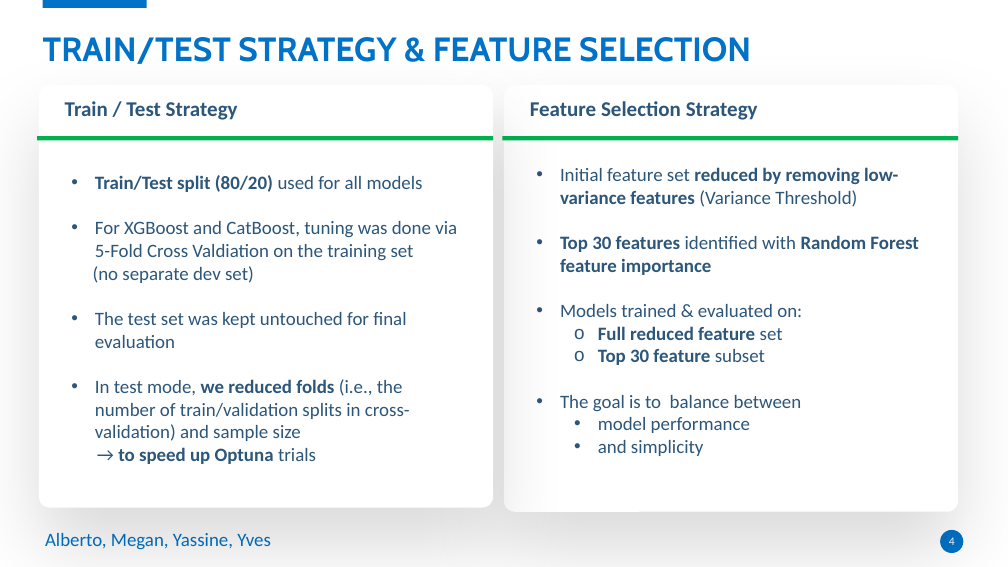
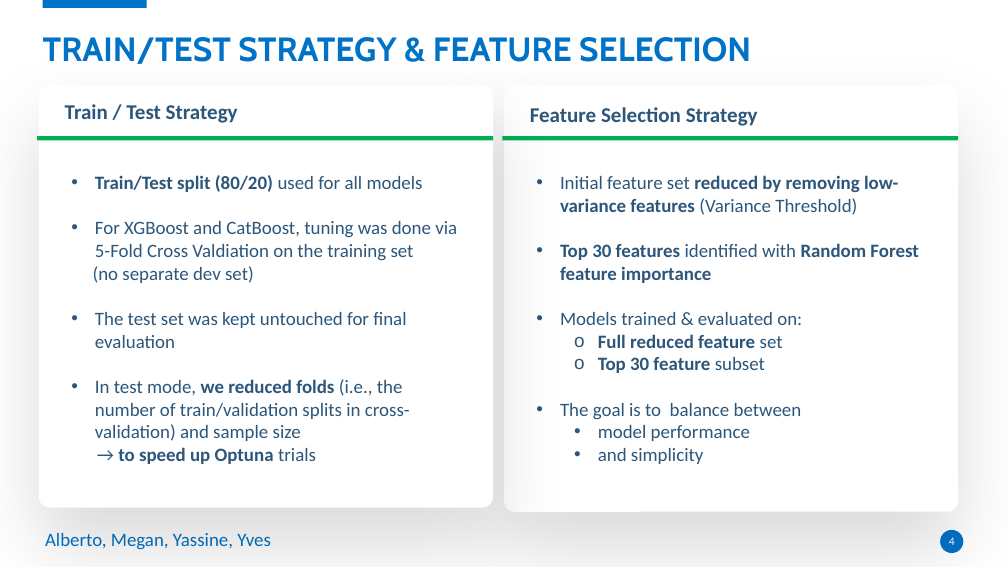
Before and after one commit to meganmarchale/real-estate-price-predictor, a slide deck: slide 4 of deck/02. Immobweb - Machine Learning.pptx. Drawn at 1008x567 pixels with LibreOffice and Linux fonts; fonts in the diff are those of the drawing. Boxes give left, top, right and bottom in pixels: in the first picture for what was removed or moved away, otherwise in the second. Text is boxed around its words. In the diff, an @@ line names an element or a change of style, - is before the commit and + after.

```diff
--- a/deck/02. Immobweb - Machine Learning.pptx
+++ b/deck/02. Immobweb - Machine Learning.pptx
@@ text "Feature Selection Strategy": place and size @@
-text "Feature Selection Strategy" at [530,101,758,120]
+text "Feature Selection Strategy" at [530,107,758,126]
@@ text "Initial feature set reduced by ...": place and size @@
-text "Initial feature set reduced by ..." at [560,167,918,456]
+text "Initial feature set reduced by ..." at [560,175,918,464]
```
Also in this commit, not shown: 1 other slide changed.
